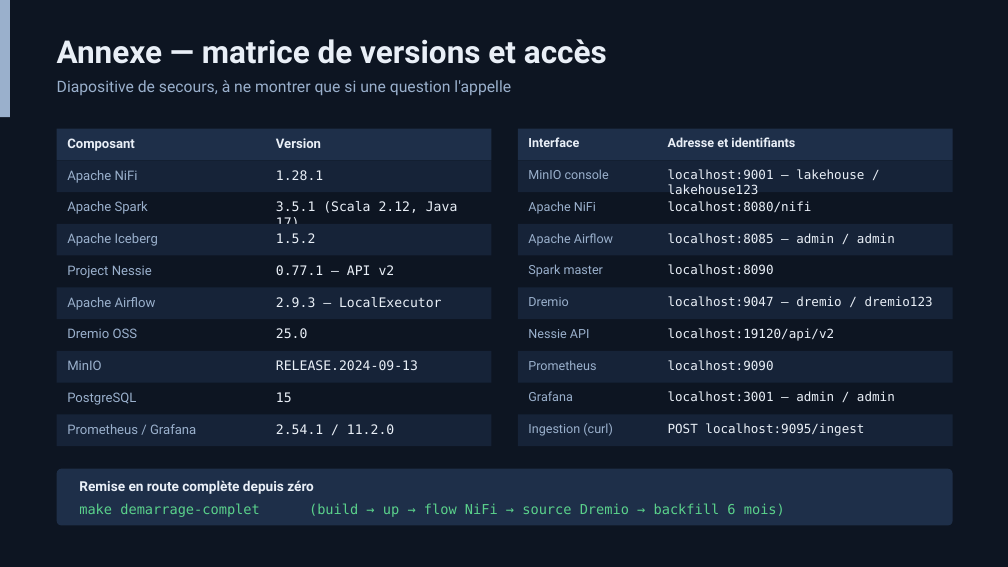
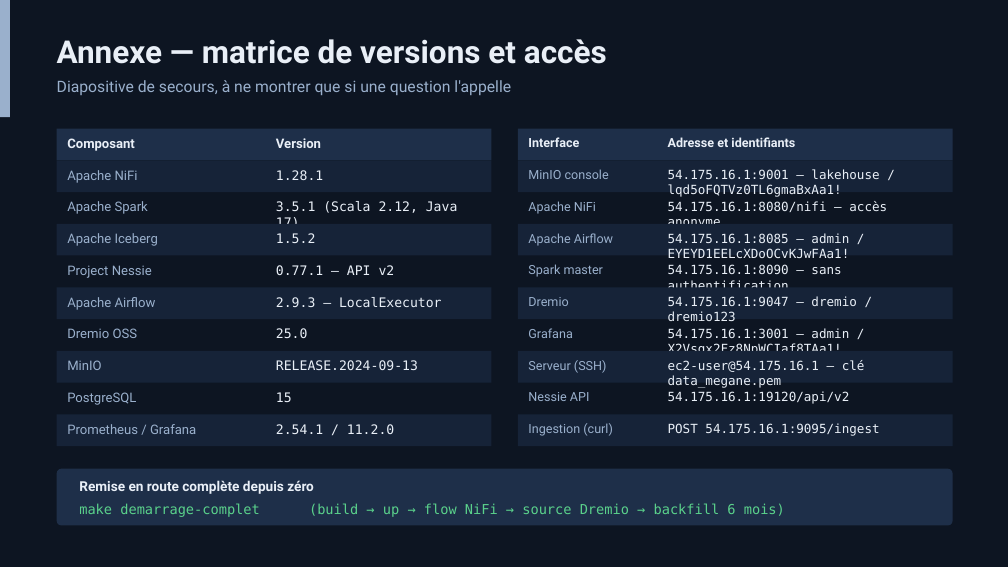
Before and after one commit to makabamegane-eng/dit-lakehouse-nifi-fakestore, a slide deck: slide 23 of slides/soutenance_lakehouse_nifi.pptx (slide 17 before the commit). Drawn at 1008x567 pixels with LibreOffice and Linux fonts; fonts in the diff are those of the drawing. Boxes give left, top, right and bottom in pixels: in the first picture for what was removed or moved away, otherwise in the second. Text is boxed around its words. In the diff, an @@ line names an element or a change of style, - is before the commit and + after.

```diff
--- a/slides/soutenance_lakehouse_nifi.pptx
+++ b/slides/soutenance_lakehouse_nifi.pptx
@@ text at (668, 169, 879, 197): text changed @@
-localhost:9001 — lakehouse / lakehouse123
+54.175.16.1:9001 — lakehouse / lqd5oFQTVz0TL6gmaBxAa1!
@@ text at (668, 201, 887, 224): text changed @@
-localhost:8080/nifi
+54.175.16.1:8080/nifi — accès anonyme
@@ text at (668, 233, 850, 258): text changed @@
-localhost:8085 — admin / admin
+54.175.16.1:8085 — admin / EYEYD1EELcXDoOCvKJwFAa1!
@@ text at (668, 264, 841, 288): text changed @@
-localhost:8090
+54.175.16.1:8090 — sans authentification
@@ text at (668, 296, 856, 321): text changed @@
-localhost:9047 — dremio / dremio123
+54.175.16.1:9047 — dremio / dremio123
@@ text "Grafana": place and size @@
-text "Grafana" at (528, 391, 572, 401)
+text "Grafana" at (528, 328, 572, 338)
@@ text at (668, 328, 849, 351): text changed @@
-localhost:19120/api/v2
+54.175.16.1:3001 — admin / X2Vsgx2Fz8NpWCIaf8TAa1!
@@ text "Nessie API": place and size @@
-text "Nessie API" at (528, 329, 590, 338)
+text "Nessie API" at (528, 392, 590, 401)
@@ text at (528, 360, 607, 373): text changed @@
-Prometheus
+Serveur (SSH)
@@ text at (668, 360, 865, 388): text changed @@
-localhost:9090
+ec2-user@54.175.16.1 — clé data_megane.pem
@@ text at (668, 391, 850, 404): text changed @@
-localhost:3001 — admin / admin
+54.175.16.1:19120/api/v2
@@ text at (668, 423, 879, 436): text changed @@
-POST localhost:9095/ingest
+POST 54.175.16.1:9095/ingest
```
Also in this commit, not shown: 4 other slides changed, 7 slides added, 1 slide removed, 12 other files.
